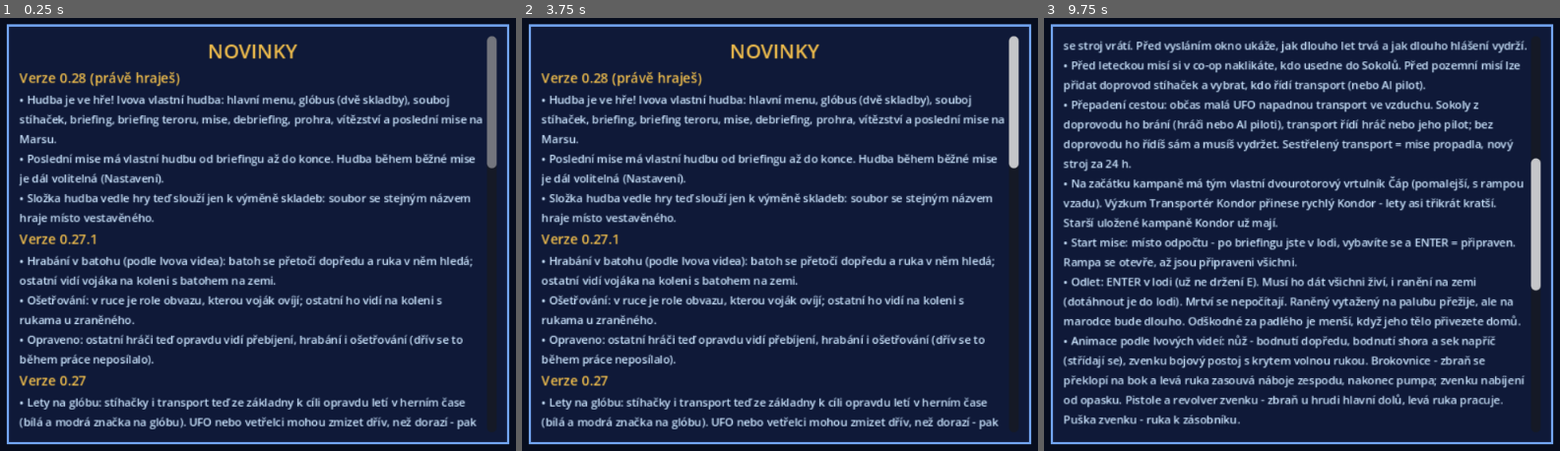
Above: before the commit, frames 1-3 (left to right).
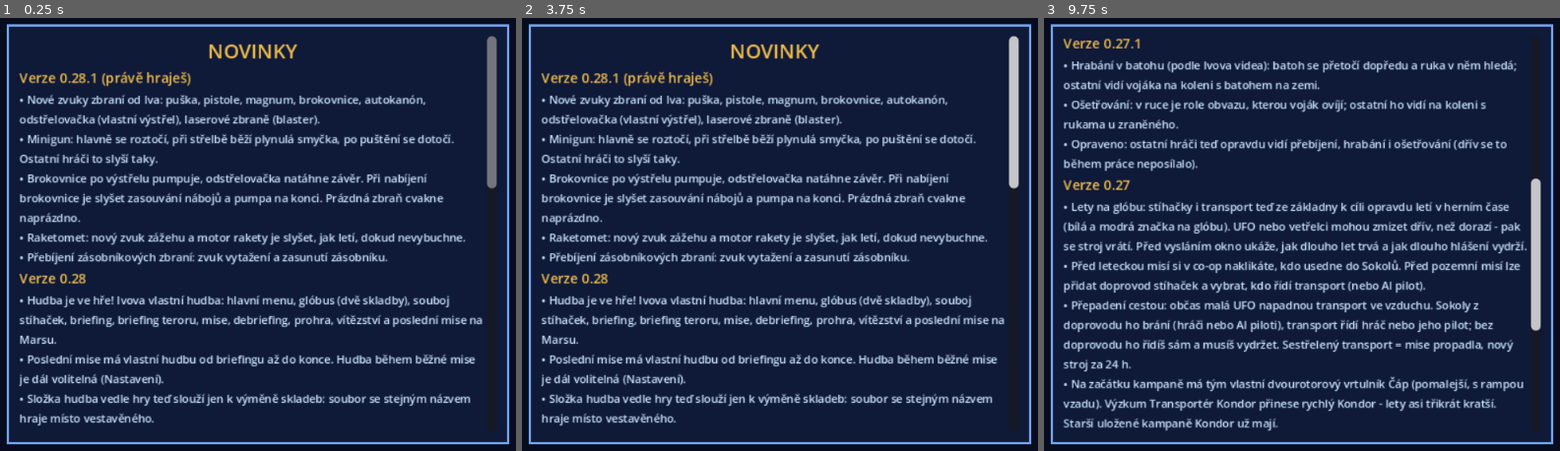
Above: after the commit, the same moments.

Repository: arielistelosbutch/Enemy-Beyond
Game: Godot game, scene res://scenes/Main.tscn
Same seed, same stepped clock (60 frames per second), same inputs: the game is played once before the commit and once after it.
Inputs (mouse positions are in pixels of both pictures, inside the frame that each line leads up to):
- Up to frame 1 (0.25 s): no input
- Up to frame 2 (3.75 s): tap Enter (ready) at 0.5, 2, 3.5 s; move the mouse to (955, 212) at 0.52 s; press the mouse at (955, 212) at 0.53 s; hold D (move_right) 0.53-1.25 s; tap Backspace (drop) at 0.6 s; tap Space (jump) at 0.77, 1.25, 2.75 s; release the mouse at (955, 212) at 1.25 s; drag from (620, 256) to (738, 325) at 1.27 s; move the mouse to (857, 139) at 2.02 s; hold D (move_right) 2.03-2.75 s; tap 7 (flare) at 2.1 s; tap G (grenade) at 2.3 s; drag from (738, 325) to (542, 169) at 2.77 s; move the mouse to (1017, 303) at 3.52 s; hold A (move_left) from 3.53 s (still down); tap V (melee) at 3.6 s
- Up to frame 3 (9.75 s): tap Space (jump) at 3.77, 4.25, 6.77 s; tap X (smoke) at 3.8 s; tap R (reload) at 4.15 s; release A (move_left) at 4.25 s; drag from (1064, 169) to (1183, 126) at 4.27 s; move the mouse to (1343, 234) at 5.02 s; hold S (move_back) 5.03-5.75 s; hold E (use) 5.03-5.75 s; click (1343, 234) at 5.17 s; tap Backspace (drop) at 5.3 s; drag from (1183, 126) to (1142, 256) at 5.77 s; move the mouse to (1477, 212) at 6.52 s; hold W (move_forward) 6.53-7.25 s; tap U (atease) at 6.6 s; tap 7 (flare) at 6.8 s; drag from (1142, 256) to (1260, 325) at 7.27 s; move the mouse to (1379, 139) at 8.02 s; hold S (move_back) 8.03-8.75 s; tap 4 (belt2) at 8.1 s; tap V (melee) at 8.3 s; drag from (1260, 325) to (1064, 169) at 8.77 s; move the mouse to (1539, 303) at 9.52 s; hold W (move_forward) from 9.53 s (still down); hold E (use) from 9.53 s (still down); tap 6 (belt4) at 9.6 s; click (1539, 303) at 9.67 s

The runs differ from the first frame. In frame 1, 19% of the frame differs, in the area x 3-97%, y 12-95%; in frame 2, 19%; in frame 3, 26%, in the area x 3-97%, y 4-96%.

Commit message:
Enemy Beyond 0.28.1: nové zvuky zbraní, výbuchů, světlice a kouře; minigun a těžká plazma ve více částech
Co-Authored-By: Claude Opus 5.5 <noreply@anthropic.com>
Claude-Session: https://claude.ai/code/session_01EAk7UDZdciQuxvQV6RdKX6

Diff:
--- a/changelog.json
+++ b/changelog.json
@@ -1,4 +1,11 @@
 {
+ "0.28.1": [
+  "Nové zvuky zbraní od Iva: puška, pistole, magnum, brokovnice, autokanón, odstřelovačka (vlastní výstřel), laserové zbraně (blaster).",
+  "Minigun: hlavně se roztočí, při střelbě běží plynulá smyčka, po puštění se dotočí. Ostatní hráči to slyší taky.",
+  "Brokovnice po výstřelu pumpuje, odstřelovačka natáhne závěr. Při nabíjení brokovnice je slyšet zasouvání nábojů a pumpa na konci. Prázdná zbraň cvakne naprázdno.",
+  "Raketomet: nový zvuk zážehu a motor rakety je slyšet, jak letí, dokud nevybuchne.",
+  "Přebíjení zásobníkových zbraní: zvuk vytažení a zasunutí zásobníku."
+ ],
  "0.28": [
   "Hudba je ve hře! Ivova vlastní hudba: hlavní menu, glóbus (dvě skladby), souboj stíhaček, briefing, briefing teroru, mise, debriefing, prohra, vítězství a poslední mise na Marsu.",
   "Poslední mise má vlastní hudbu od briefingu až do konce. Hudba během běžné mise je dál volitelná (Nastavení).",
--- a/scripts/alien.gd
+++ b/scripts/alien.gd
@@ -1043,7 +1043,8 @@
 
 @rpc("authority", "call_local", "reliable")
 func _plasma(from: Vector3, dir: Vector3, power := 1.0, kind := "plasma") -> void:
-	Game.play_at(mission, "plasma" if kind == "plasma" else "lunge", from, -2 + (power - 1.0) * 4.0)
+	# the big ones (and the drones) fire the heavy plasma, ten takes so it never repeats
+	Game.play_at(mission, ("plasma_heavy" if power >= 1.3 else "plasma") if kind == "plasma" else "lunge", from, -2 + (power - 1.0) * 2.0)
 	var bolt := Node3D.new()
 	bolt.set_script(BoltScript)
 	bolt.power = power
--- a/scripts/autotest.gd
+++ b/scripts/autotest.gd
@@ -144,7 +144,11 @@
 		Input.action_press("aim")
 		if p.weapon().is_empty() or int(p.weapon().get("loaded", 0)) == 0:
 			Input.action_release("fire")
-			Input.action_press("reload")
+			# tap R (a held key only counts once)
+			if Engine.get_physics_frames() % 4 < 2:
+				Input.action_press("reload")
+			else:
+				Input.action_release("reload")
 		else:
 			Input.action_release("reload")
 		if p.downed:
--- a/scripts/game.gd
+++ b/scripts/game.gd
@@ -2,8 +2,8 @@
 ## Enemy Beyond - global state: controls, the mercenary's profile, item rules,
 ## shared materials and sounds.
 
-const VERSION := "0.28 prototyp"
-const VERSION_NUM := "0.28"
+const VERSION := "0.28.1 prototyp"
+const VERSION_NUM := "0.28.1"
 
 # ---- items (like UFO: every item has weight; hands, belt and backpack hold them) ----
 const ITEMS := {
@@ -16,11 +16,11 @@
 	"minigun": {"name": "Minigun", "short": "Minigun", "weight": 20, "type": "weapon", "two": true, "heavy": 0.6, "brace": …(182 unchanged characters)…
 	"rocket_launcher": {"name": "Raketomet", "short": "Raketomet", "weight": 12, "type": "weapon", "two": true, "heavy": 0 …(193 unchanged characters)…
 	"plasma_rifle": {"name": "Plazmová puška", "short": "Plazma", "weight": 6, "type": "weapon", "two": true, "ammo": "plasma_cell", "damage": 48, "spread": 0.9, "rate": 0.2, "auto": true, "sound": "plasma", "noise": 30.0, "muzzle": 0.8, "reload": 1.2, "kick": 0.6},
-	"sniper": {"name": "Odstřelovací puška", "short": "Odstřelovačka", "weight": 9, "type": "weapon", "two": true, "ammo": "sniper_clip", "damage": 120, "spread": 0.25, "hip": 5.0, "scope": true, "rate": 1.3, "auto": false, "sound": "magnum", "noise": 75.0, "muzzle": 1.07, "reload": 2.4, "kick": 3.5},
+	"sniper": {"name": "Odstřelovací puška", "short": "Odstřelovačka", "weight": 9, "type": "weapon", "two": true, "ammo": "sniper_clip", "damage": 120, "spread": 0.25, "hip": 5.0, "scope": true, "rate": 1.3, "auto": false, "sound": "sniper", "noise": 75.0, "muzzle": 1.07, "reload": 2.4, "kick": 3.5},
 	# lasers: no magazines - the cell recharges by itself after a short pause (cap = shots in the cell)
-	"laser_pistol": {"name": "Laserová pistole", "short": "Laser. pistole", "weight": 2, "type": "weapon", "ammo": "", "laser": true, "cap": 10, "recharge": 2.5, "damage": 34, "spread": 1.2, "rate": 0.3, "auto": false, "sound": "plasma", "noise": 25.0, "muzzle": 0.21, "kick": 0.3},
-	"laser_rifle": {"name": "Laserová puška", "short": "Laser. puška", "weight": 6, "type": "weapon", "two": true, "ammo": "", "laser": true, "cap": 24, "recharge": 4.0, "damage": 42, "spread": 0.8, "rate": 0.17, "auto": true, "sound": "plasma", "noise": 28.0, "muzzle": 0.6, "kick": 0.4},
-	"laser_cannon": {"name": "Laserový kanón", "short": "Laser. …(166 unchanged characters)… , "rate": 0.55, "auto": true, "sound": "plasma", "noise": 40.0, "muzzle": 0.78, "kick": 1.5},
+	"laser_pistol": {"name": "Laserová pistole", "short": "Laser. pistole", "weight": 2, "type": "weapon", "ammo": "", "laser": true, "cap": 10, "recharge": 2.5, "damage": 34, "spread": 1.2, "rate": 0.3, "auto": false, "sound": "laser", "noise": 25.0, "muzzle": 0.21, "kick": 0.3},
+	"laser_rifle": {"name": "Laserová puška", "short": "Laser. puška", "weight": 6, "type": "weapon", "two": true, "ammo": "", "laser": true, "cap": 24, "recharge": 4.0, "damage": 42, "spread": 0.8, "rate": 0.17, "auto": true, "sound": "laser", "noise": 28.0, "muzzle": 0.6, "kick": 0.4},
+	"laser_cannon": {"name": "Laserový kanón", "short": "Laser. …(166 unchanged characters)… , "rate": 0.55, "auto": true, "sound": "laser", "noise": 40.0, "muzzle": 0.78, "kick": 1.5},
 	"stun_baton": {"name": "Omračovací obušek", "short": "Obušek", "weight": 2, "type": "melee", "blunt": true, "damage": 4, "stun": 30, "reach": 1.9, "rate": 0.8, "sound": "zap"},
 	"knife": {"name": "Bojový nůž", "short": "Nůž", "weight": 1, "type": "melee", "damage": 38, "backstab": 3.0, "reach": 1.7, "rate": 0.45, "sound": "swish"},
 	"rifle_clip": {"name": "Zásobník pušky", "short": "Zás. puška", "weight": 3, "type": "ammo", "rounds": 20},
@@ -865,7 +865,11 @@
 		if m is ShaderMaterial:
 			m.set_shader_parameter("jitter", 1.0 if retro else 0.0)
 
+## Sounds with several takes (name_0..name_N-1): a random one each time.
+const VARIANTS := {"plasma_heavy": 10, "casing": 4}
 func sound(sname: String) -> AudioStream:
+	if VARIANTS.has(sname):
+		sname = "%s_%d" % [sname, randi() % int(VARIANTS[sname])]
 	if not _sounds.has(sname):
 		_sounds[sname] = load("res://assets/sounds/%s.wav" % sname)
 	return _sounds[sname]
--- a/scripts/intercept.gd
+++ b/scripts/intercept.gd
@@ -629,7 +629,7 @@
 	add_child(n)
 	n.global_position = from
 	bolts.append({"node": n, "vel": dir * 300.0, "life": 4.0})
-	Game.play_ui(self, "plasma", -10)
+	Game.play_ui(self, "plasma_heavy", -8)
 
 func _puff(p: Vector3) -> void:
 	var n := MeshInstance3D.new()
--- a/scripts/mission.gd
+++ b/scripts/mission.gd
@@ -1217,7 +1217,6 @@
 
 func add_smoke(p: Vector3) -> void:
 	smokes.append({"pos": p, "until": t + 28.0})
-	Game.play_at(self, "rustle", p, 0)
 	var c := CPUParticles3D.new()
 	c.amount = 90
 	c.lifetime = 6.0
--- a/scripts/player.gd
+++ b/scripts/player.gd
@@ -393,6 +393,39 @@
 		if b:
 			b.rotate_object_local(Vector3(0, 0, 1), spin * delta * 40.0)
 
+# ---- minigun sound: the barrels spin up, the gun roars in a loop, then winds down ---------
+var _mg_last := -10.0
+var _casing_n := 0
+var _mg_loop: AudioStreamPlayer3D
+var _mg_firing := false
+func _mg_tick() -> void:
+	var now := Time.get_ticks_msec() / 1000.0
+	var firing := now - _mg_last < 0.15
+	if firing and not _mg_firing:
+		if _mg_loop == null:
+			_mg_loop = AudioStreamPlayer3D.new()
+			var st: AudioStreamWAV = (Game.sound("minigun_fire") as AudioStreamWAV).duplicate()
+			st.loop_mode = AudioStreamWAV.LOOP_FORWARD
+			st.loop_begin = 0
+			st.loop_end = int(st.get_length() * st.mix_rate)
+			_mg_loop.stream = st
+			_mg_loop.unit_size = 6.0
+			_mg_loop.max_distance = 90.0
+			_mg_loop.bus = "SFX"
+			_mg_loop.volume_db = -1.0
+			add_child(_mg_loop)
+			_mg_loop.position = Vector3(0, 1.2, 0)
+		_mg_loop.play()
+	elif not firing and _mg_firing:
+		if _mg_loop:
+			_mg_loop.stop()
+		Game.play_at(mission, "minigun_stop", global_position + Vector3.UP, -2)
+	_mg_firing = firing
+
+@rpc("any_peer", "call_local", "unreliable")
+func _mg_spinup() -> void:
+	Game.play_at(mission, "minigun_spin", global_position + Vector3.UP, -2)
+
 ## Moves the swinging hand by @a off from where it would be (no drift frame to frame).
 var _swing_off := Vector3.ZERO
 var _swing_holder: Node3D
@@ -1034,6 +1067,7 @@
 
 func _physics_process(delta: float) -> void:
 	_blood_watch(delta)
+	_mg_tick()
 	if not is_multiplayer_authority():
 		_remote_visuals()
 		return
@@ -1323,6 +1357,8 @@
 		"weapon":
 			if rule.has("spinup"):
 				if pressed:
+					if spin <= 0.05 and not _mg_firing:
+						_mg_spinup.rpc()
 					spin = min(1.0, spin + delta / rule["spinup"] + delta * 0.8)
 				if spin < 1.0:
 					return
@@ -1331,7 +1367,7 @@
 				if int(it.get("loaded", 0)) > 0:
 					_shoot(slot, it, rule)
 				elif just:
-					Game.play_at(self, "reload", global_position, -14)
+					Game.play_at(self, "empty", global_position, -6)
 					mission.hud.message("Prázdná zbraň - R přebije", 1.5)
 		"melee":
 			if just and fire_cd <= 0:
@@ -1405,6 +1441,11 @@
 		mission.fire_rocket.rpc(muzzle, d, name)
 		Game.play_at(mission, rule["sound"], muzzle, 2)
 		return
+	if wp["id"] in ["rifle", "pistol", "sniper", "autocannon", "minigun"]:
+		_casing_n += 1
+		if not rule.get("auto", false) or _casing_n % 3 == 0:
+			var cpos := global_position + global_transform.basis.x * 0.4
+			get_tree().create_timer(randf_range(0.35, 0.6)).timeout.connect(func(): if is_instance_valid(self): Game.play_at(mission, "casing", cpos, -16))
 	var tracers := []
 	var pellets := int(rule.get("pellets", 1))
 	# shotgun: the mercenary's aim wanders a little, the pellets spread in a fixed cone around it
@@ -1495,6 +1536,7 @@
 			dmg = 999.0
 		var stun: float = float(rule.get("stun", 0.0)) * (1.5 if Game.has_talent(merc, "lovec_hlav") else 1.0)
 		mission.hud.hitmarker()
+		Game.play_at(mission, "baton_hit" if rule.get("blunt", false) else "knife_stab", hit.position, -2)
 		_melee_alien.rpc_id(1, a.name, dmg, stun)
 
 @rpc("any_peer", "call_local", "reliable")
@@ -1542,8 +1584,14 @@
 
 @rpc("any_peer", "call_local", "unreliable")
 func _shot_fx(from: Vector3, to: Vector3, snd: String) -> void:
-	if snd != "":
+	if snd == "minigun":
+		_mg_last = Time.get_ticks_msec() / 1000.0      # the firing loop runs while bullets fly
+	elif snd != "":
 		Game.play_at(mission, snd, from, -2)
+		if snd == "shotgun":
+			get_tree().create_timer(0.38).timeout.connect(func(): if is_instance_valid(self): Game.play_at(mission, "shotgun_pump", global_position + Vector3.UP, -6))
+		elif snd == "sniper":
+			get_tree().create_timer(0.55).timeout.connect(func(): if is_instance_valid(self): Game.play_at(mission, "sniper_bolt", global_position + Vector3.UP, -6))
 	if multiplayer.is_server() and mission and mission.started():
 		var dir := to - from
 		var L := dir.length()
@@ -1628,15 +1676,16 @@
 	if wp == item_in("rh") and inv.has("lh") and not Game.two_handed(wp["id"]):
 		t2 += 0.6      # the left hand has to put its thing away and take it back
 	busy_stand = dig
-	Game.play_at(self, "reload", global_position, -8)
-	# the empty magazine drops out at a quarter of the motion
+	# magazine out, (the hand fetches a new one), magazine in
+	Game.play_at(self, "mag_out", global_position + Vector3.UP, -4)
 	get_tree().create_timer(t2 * 0.25).timeout.connect(func(): _drop_mag())
+	get_tree().create_timer(t2 * 0.62).timeout.connect(func(): if is_instance_valid(self) and busy > 0: Game.play_at(mission, "mag_in", global_position + Vector3.UP, -4))
 	_start_busy(t2, "Přebíjím" + (" (z batohu)" if dig else ""), func():
 		busy_stand = false
 		if inv.has(slot):
 			inv.erase(slot)
 			wp["loaded"] = cap
-			Game.play_ui(self, "reload", -12))
+			Game.play_ui(self, "reload", -18))
 
 # ---- reload animations, after Ivo's videos ------------------------------------------------
 # Pistol: tilt the gun in, magazine drops out, the left hand brings a new one up and slaps it
@@ -1800,9 +1849,9 @@
 				slide_back = 0.04 * smoothstep(0.7, 0.78, ph) * (1.0 - smoothstep(0.8, 0.82, ph))
 			# sounds on the beats of the video: magazine seated, slide released
 			if _rl_last < 0.52 and ph >= 0.52:
-				Game.play_ui(self, "reload", -10)
+				pass      # (the magazine sounds come from the reload itself)
 			if _rl_last < 0.8 and ph >= 0.8:
-				Game.play_ui(self, "clink", -8)
+				Game.play_ui(self, "pistol_slide", -4)
 			_rl_last = ph
 		elif mag:
 			mag.visible = true
@@ -1828,12 +1877,12 @@
 			hand_rot = Vector3(0.9, -0.3, 1.0)
 			_reload_hand("shell" if ph < 0.65 else "")
 			if _rl_last < 0.55 and ph >= 0.55:
-				Game.play_ui(self, "clink", -14)
+				Game.play_ui(self, "shell_insert", -6)
 			_rl_last = ph
 			if ph < 0.05:
 				_rl_last = 0.0
 		elif _sg_was and not single2:
-			Game.play_ui(self, "reload", -8)     # the pump racked at the end
+			Game.play_ui(self, "shotgun_pump", -4)     # the pump racked at the end
 		_sg_was = single2
 	elif rid == "magnum":
 		var barrel := _vm_part("Barrel")
@@ -1847,7 +1896,7 @@
 		elif _rev_was:
 			_rev_was = false
 			_rev_closing = 0.35
-			Game.play_ui(self, "clink", -6)      # snapped shut
+			Game.play_ui(self, "revolver_close", -2)      # snapped shut
 		if _rev_closing > 0.0:
 			_rev_closing -= delta
 			_rev_open = maxf(0.0, _rev_open - delta * 6.0)
@@ -1894,7 +1943,8 @@
 	var barrel := _vm_part("Barrel")
 	if barrel == null or not is_inside_tree():
 		return
-	Game.play_at(mission, "clink", global_position, -12)
+	Game.play_at(mission, "revolver_open", global_position + Vector3.UP, -2)
+	get_tree().create_timer(0.25).timeout.connect(func(): if is_instance_valid(self): Game.play_at(mission, "casings", global_position, -6))
 	for i in 5:
 		var b := RigidBody3D.new()
 		b.collision_layer = 0
@@ -1980,6 +2030,7 @@
 		mi.material_override = Game.color_mat(Color(0.45, 0.46, 0.44))
 		get_tree().create_timer(1.5).timeout.connect(func():
 			if is_instance_valid(rb):
+				Game.play_at(mission, "smoke_pop", rb.global_position, -2)
 				mission.add_smoke(rb.global_position)
 				get_tree().create_timer(2.0).timeout.connect(rb.queue_free))
 		return
@@ -2001,6 +2052,20 @@
 		l.light_energy = 2.5
 		l.omni_range = 11.0
 		rb.add_child(l)
+		# struck, then it fizzes and burns as long as it lies there
+		Game.play_at(mission, "flare_strike", from, -4)
+		var burn := AudioStreamPlayer3D.new()
+		var bst: AudioStreamWAV = (Game.sound("flare_burn") as AudioStreamWAV).duplicate()
+		bst.loop_mode = AudioStreamWAV.LOOP_FORWARD
+		bst.loop_begin = 0
+		bst.loop_end = int(bst.get_length() * bst.mix_rate)
+		burn.stream = bst
+		burn.unit_size = 3.0
+		burn.max_distance = 30.0
+		burn.volume_db = -8.0
+		burn.bus = "Ambient"
+		rb.add_child(burn)
+		get_tree().create_timer(1.2).timeout.connect(func(): if is_instance_valid(burn): burn.play())
 		get_tree().create_timer(60.0).timeout.connect(rb.queue_free)
 	else:
 		mi.material_override = Game.color_mat(Color(0.25, 0.3, 0.2))
@@ -2025,7 +2090,7 @@
 						pl.hurt.rpc_id(pl.get_multiplayer_authority(), 60.0 * (1.0 - d2 / 5.0), p))
 
 func _explosion_fx(p: Vector3) -> void:
-	Game.play_at(mission, "explosion", p, 4)
+	Game.play_at(mission, "explosion_big", p, 4)
 	var l := OmniLight3D.new()
 	l.light_color = Color(1.0, 0.6, 0.2)
 	l.light_energy = 8.0
--- a/scripts/rocket.gd
+++ b/scripts/rocket.gd
@@ -11,6 +11,14 @@
 func _ready() -> void:
 	var m := Game.model("rocket")
 	add_child(m)
+	# the motor roars along with the rocket (and goes quiet when it bursts)
+	var snd := AudioStreamPlayer3D.new()
+	snd.stream = Game.sound("rocket_fly")
+	snd.unit_size = 8.0
+	snd.max_distance = 120.0
+	snd.bus = "SFX"
+	add_child(snd)
+	snd.play()
 	var l := OmniLight3D.new()
 	l.light_color = Color(1.0, 0.6, 0.25)
 	l.light_energy = 3.0
--- a/update/version.json
+++ b/update/version.json
@@ -1 +1 @@
-{"version": "0.28", "min_build": "0.13", "pck": "https://raw.githubusercontent.com/arielistelosbutch/Enemy-Beyond/main/update/enemy_beyond_0.28.pck", "zip": "https://github.com/arielistelosbutch/Enemy-Beyond/raw/main/hratelny-test/EnemyBeyond-0.28-windows.zip"}
+{"version": "0.28.1", "min_build": "0.13", "pck": "https://raw.githubusercontent.com/arielistelosbutch/Enemy-Beyond/main/update/enemy_beyond_0.28.1.pck", "zip": "https://github.com/arielistelosbutch/Enemy-Beyond/raw/main/hratelny-test/EnemyBeyond-0.28-windows.zip"}
Not shown, added: assets/sounds/baton_hit.wav.import
Not shown, added: assets/sounds/casing_0.wav.import
Not shown, added: assets/sounds/casing_1.wav.import
Not shown, added: assets/sounds/casing_2.wav.import
Not shown, added: assets/sounds/casing_3.wav.import
Not shown, added: assets/sounds/casings.wav.import
Not shown, added: assets/sounds/empty.wav.import
Not shown, added: assets/sounds/explosion_big.wav.import
Not shown, added: assets/sounds/flare_burn.wav.import
Not shown, added: assets/sounds/flare_strike.wav.import
Not shown, added: assets/sounds/knife_stab.wav.import
Not shown, added: assets/sounds/laser.wav.import
(and 72 more such lines)
